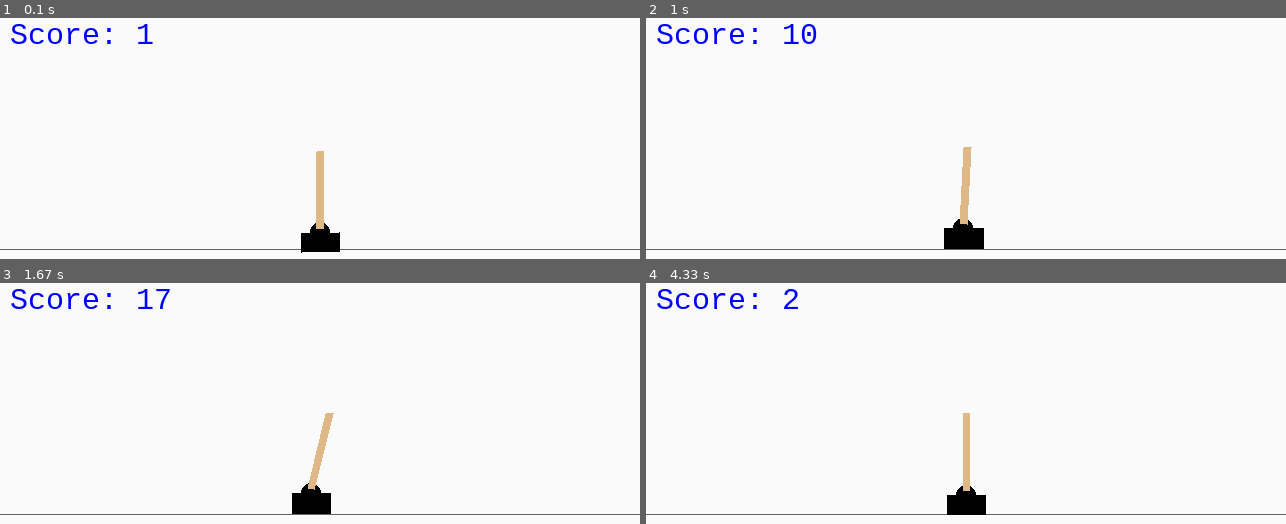
Above: before the commit, frames 1-4 (two rows, left to right).
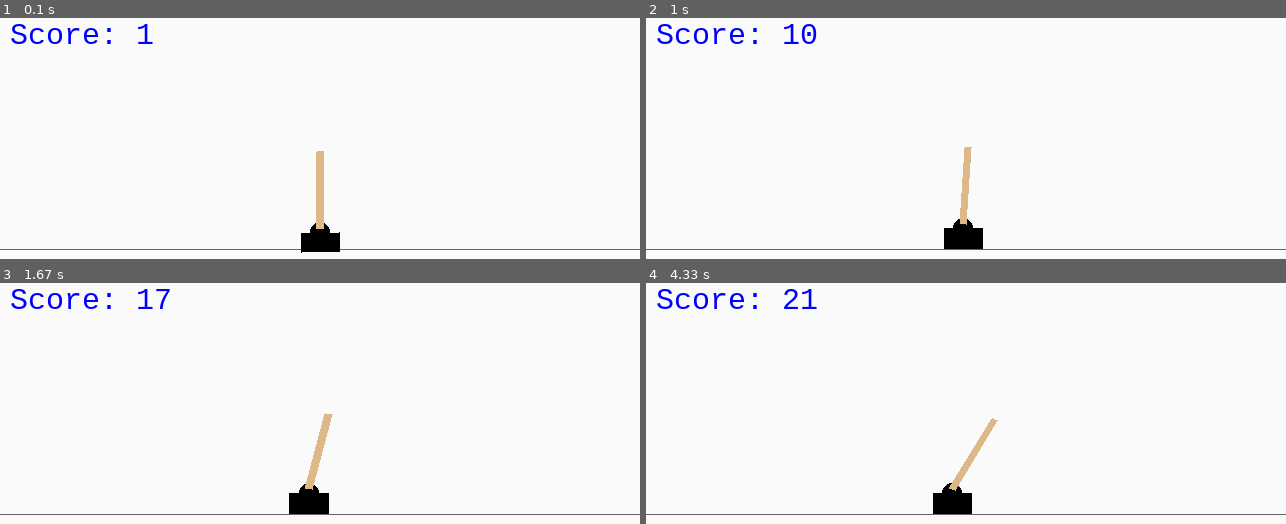
Above: after the commit, the same moments.

Repository: c00208743/Y4-FYP
Game: pygame game, started from Project scripts/Game_Env/Policy_Gradient.py
The game is run twice, just before and just after one commit, with the same random seed, the same clock (stepped at 60 frames per second) and the same inputs. The source is Python 2; it was converted automatically to run under Python 3.
Inputs:
- Up to frame 1 (0.1 s): no input
- Up to frame 2 (1 s): no input
- Up to frame 3 (1.67 s): no input
- Up to frame 4 (4.33 s): no input

Frame 1 is identical in both runs. In frame 2, less than 0.1% of the frame differs, in the area x 49-53%, y 53-96%; in frame 3, 0.3%; in frame 4, 1.2%, in the area x 24-55%, y 2-97%.

Commit message:
Final Commit

Diff:
--- a/Project scripts/Game_Env/DQN.py
+++ b/Project scripts/Game_Env/DQN.py
@@ -12,7 +12,7 @@
 class DQNCartPolePlayer(PyGamePlayer):
     def __init__(self):
         """
-        Plays CartPole by choosing moves randomly
+        Plays CartPole using a Deep Q Network to choose the agents next action
         """
         super(DQNCartPolePlayer, self).__init__(run_real_time=True)
         self.last_score = 0
@@ -29,7 +29,7 @@
         self.num_actions = 2
         self.observation_space = 4
 
-        ##lazy jamie
+        ## collect scores
         self.scores = []
 
         ##Create Model
@@ -53,10 +53,6 @@
             self.state = cartpole.get_state()
             self.state = np.reshape(self.state, [1, self.observation_space])
 
-        #print(self.score)
-
-
-        ##retrun state
         return 0
 
     def get_keys_pressed(self, screen_array, feedback, terminal):
--- a/Project scripts/Game_Env/Neural_Network.py
+++ b/Project scripts/Game_Env/Neural_Network.py
@@ -14,7 +14,7 @@
 class RandomCartPolePlayer(PyGamePlayer):
     def __init__(self):
         """
-        Plays CartPole by choosing moves randomly
+        Plays CartPole by choosing the next move with the Networks assumed best probability
         """
         super(RandomCartPolePlayer, self).__init__(run_real_time=True)
         self.last_score = 0
@@ -40,6 +40,7 @@
         if self.training ==True:
             self.action_index = random.randrange(0, self.num_actions)
         else:
+            ##else use NN
             if len(self.prev_obseration) == 0:
                 self.action_index = random.randrange(0, self.num_actions)
             else:
@@ -66,7 +67,6 @@
             self.game_memory.append([self.observation, self.action_index])
 
 
-        ##get reward
         self.reward = cartpole.get_score()
         self.score += self.reward
 
@@ -152,7 +152,6 @@
         return model
 
     def train_model(self, training_data, model=False):
-        #print("??????????????????????????????????")
         #print(training_data)
         X = np.array([i[0] for i in training_data]).reshape(-1, len(training_data[0][0]), 1)
         Y = [i[1] for i in training_data]
--- a/Project scripts/Game_Env/Policy_Gradient (copy).py
+++ /dev/null
@@ -1,198 +0,0 @@
-import random
-from pygame.constants import K_LEFT, K_RIGHT
-import cartpole
-from pygame_player_four import PyGamePlayer
-import matplotlib.pyplot as plt
-import numpy as np
-
-
-class PGCartPolePlayer(PyGamePlayer):
-    def __init__(self):
-        """
-        Plays CartPole by choosing moves with the best policy
-        """
-        super(PGCartPolePlayer, self).__init__(run_real_time=True)
-        self.last_score = 0
-
-        self.gamma = 0.99
-        self.alpha = 1e-2
-        self.training_games = 100
-        self.playing_games = 10
-        self.playing_reward = 0
-        self.num_actions = 2 # The number of possible actions (left, right)
-        self.hidden_neurons = 10 # number of hidden layer neurons
-        self.batch_size = 5 # how many episodes do we param update
-        self.decay_rate = 0.99
-        self.input_neuron = 4 # how many neurons are in the input player
-        self.training = True
-
-        self.episode_number = 0
-
-        ##Create the model
-        self.model = {}
-        self.model['W1'] = np.random.randn(self.hidden_neurons,self.input_neuron) / np.sqrt(self.input_neuron)
-        self.model['W2'] = np.random.randn(self.hidden_neurons) / np.sqrt(self.hidden_neurons)
-
-        self.grad_buffer = { k : np.zeros_like(v) for k,v in self.model.iteritems() } # update buffers that add up gradients over a batch
-        self.rmsprop_cache = { k : np.zeros_like(v) for k,v in self.model.iteritems() } # rmsprop memory
-
-        self.xs, self.hs, self.dlogps, self.drs = [],[],[],[]
-
-        self.reward_sum = 0
-        self.prev_score = 0
-
-        ##capture play_scores
-        self.play_scores = []
-
-    def get_state(self):
-        ##observe the current state of the game
-        self.observation = cartpole.get_state()
-
-        return self.observation
-
-    def get_keys_pressed(self, screen_array, feedback, terminal):
-        if self.training ==True:
-            aprob, h = self.policy_forward(self.observation)
-            self.action_index = 1 if np.random.uniform() < aprob else 0
-
-            #print("State : " , self.observation)
-            #print("Hidden : " , h)
-
-            self.xs.append(self.observation) #observation
-            self.hs.append(h) #hidden statek
-            y = 1 if self.action_index == 1 else 0 # a "fake label"
-
-            self.dlogps.append(y - aprob) # grad that encourages the action that was taken to be taken
-        else:
-            aprob, _ = self.policy_forward(self.observation)
-            self.action_index = 1 if np.random.uniform() < aprob else 0
-            #print("probability", aprob)
-
-        #print(self.action_index)
-
-        if self.action_index == 0:
-            action = [K_LEFT]
-        elif self.action_index == 1:
-            action = [K_RIGHT]
-
-        return action
-
-    def get_new_state(self):
-        ##observe the current state of the game
-        self.new_observation = cartpole.get_state()
-        ##check score
-        self.reward = cartpole.get_score() - self.prev_score
-        self.prev_score = cartpole.get_score()
-
-        ##check if game ended
-        self.done = cartpole.get_end()
-        self.reward_sum += self.reward
-
-        if self.training ==True:
-            self.drs.append(self.reward) # record reward (has to be done after we call step() to get reward for previous action)
-
-            if self.done or self.reward_sum >= 200: # an episode finished
-            # stack together all inputs, hidden states, action gradients, and rewards for this episode
-                self.epx = np.vstack(self.xs)
-                eph = np.vstack(self.hs)
-                epdlogp = np.vstack(self.dlogps)
-                epr = np.vstack(self.drs)
-
-                # reset array memory
-                self.xs, self.hs, self.dlogps, self.drs = [],[],[],[]
-
-                # compute the discounted reward backwards through time
-                discounted_epr = self.discount_rewards(epr)
-                # standardize the rewards to be unit normal (helps control the gradient estimator variance)
-                discounted_epr = discounted_epr - np.mean(discounted_epr)
-                discounted_epr /= np.std(discounted_epr)
-
-                epdlogp *= discounted_epr # modulate the gradient with advantage (PG magic happens right here.)
-
-                grad = self.policy_backward(eph, epdlogp)
-                for k in self.model: self.grad_buffer[k] += grad[k] # accumulate grad over batch
-
-                # perform rmsprop parameter update every batch_size episodes
-                if self.episode_number % self.batch_size == 0:
-                    for k,v in self.model.iteritems():
-                        g = self.grad_buffer[k] # gradient
-                        self.rmsprop_cache[k] = self.decay_rate * self.rmsprop_cache[k] + (1 - self.decay_rate) * g**2
-                        self.model[k] = np.zeros_like(v)
-                        self.grad_buffer[k] = np.zeros_like(v) # reset batch gradient buffer
-
-                self.reward_sum = 0
-                self.episode_number += 1
-                self.prev_score = 0
-        else:
-            if self.done or self.reward_sum >= 200:
-                self.play_scores.append(self.reward_sum)
-                self.reward_sum = 0
-                self.prev_score = 0
-
-        return self.observation
-
-
-    def get_feedback(self):
-        # Get the difference in scores between this and the last
-        # frame.
-        if self.last_score > cartpole.get_score():
-            self.last_score = 0
-
-        self.score_change = cartpole.get_score() - self.last_score
-        self.last_score = cartpole.get_score()
-        #print(cartpole.get_score())
-
-        return float(self.score_change), self.score_change == -1
-
-    def start(self):
-        super(PGCartPolePlayer, self).start()
-
-        for n in range(self.training_games):
-            cartpole.run()
-            print("Game finished")
-
-        self.training = False
-
-        for n in range(self.playing_games):
-            cartpole.run()
-
-        print(self.play_scores)
-
-    ############# Policy Gradient #######################
-    def sigmoid(self, x):
-    	return 1.0 / (1.0 + np.exp(-x)) # sigmoid "squashing" function to interval [0,1]
-
-    def discount_rewards(self, r):
-    	#""" take 1D float array of rewards and compute discounted reward """
-    	discounted_r = np.zeros_like(r)
-    	running_add = 0
-    	for t in reversed(xrange(0, r.size)):
-    		running_add = running_add * self.gamma + r[t]
-    		discounted_r[t] = running_add
-    	return discounted_r
-
-    def policy_forward(self, x):
-        #print("State : ", x)
-        print("First Set of Weights : ", self.model['W1'])
-        #if all(v ==0 for v in self.model['W1']):
-        #    self.model['W1'] =
-    	h = np.dot(self.model['W1'], x)
-        #print("Hidden States : ", h)
-    	h[h<0] = 0 # ReLU nonlinearity
-    	logp = np.dot(self.model['W2'], h)
-    	p = self.sigmoid(logp)
-    	return p, h # return probability of taking action 1, and hidden state
-
-    def policy_backward(self, eph, epdlogp):
-    	#""" backward pass. (eph is array of intermediate hidden states) """
-    	dW2 = np.dot(eph.T, epdlogp).ravel()
-    	dh = np.outer(epdlogp, self.model['W2'])
-    	dh[eph <= 0] = 0 # backpro prelu
-    	dW1 = np.dot(dh.T, self.epx)
-    	return {'W1':dW1, 'W2':dW2}
-    ####################################
-
-
-if __name__ == '__main__':
-    player = PGCartPolePlayer()
-    player.start()
--- a/Project scripts/Game_Env/cartpole.py
+++ b/Project scripts/Game_Env/cartpole.py
@@ -44,7 +44,7 @@
         self.poleLength = self.cartHeight * 4
         self.poleThickness = 0.05
 
-        self.force = 0.1
+        self.force = 0.125
 
         self.end = False
 
@@ -54,7 +54,7 @@
                           float(self.trackWidth))
 
         # Initialize the Box2D world.
-        self.world = b2.world(gravity = (0, -10), doSleep = True)
+        self.world = b2.world(gravity = (0, -5), doSleep = True)
 
         # Used for dynamics update and for graphics update.
         self.framesPerSecond = 30
--- a/Project scripts/OpenAi/Policy_Gradient.py
+++ b/Project scripts/OpenAi/Policy_Gradient.py
@@ -94,6 +94,7 @@
 				discounted_epr -= np.mean(discounted_epr)
 				discounted_epr /= np.std(discounted_epr)
 
+
 				epdlogp *= discounted_epr # modulate the gradient with advantage (PG magic happens right here.)
 
 	# print epdlogp
@@ -122,11 +123,13 @@
 	observation = env.reset() # Obtain an initial observation of the environment
 	while True:
 	# Run the policy network and get an action to take.
+			#env.render()
+
 			aprob, _ = policy_forward(observation)
 			action = 1 if np.random.uniform() < aprob else 0 # roll the dice!
 
-			print("probability", aprob)
-			print(action)
+			#print("probability", aprob)
+			#print(action)
 
 	# step the environment and get new measurements
 			observation, reward, done, info = env.step(action)
Binary file changed: Project scripts/OpenAi/save.npy
Not shown, changed: Project scripts/Game_Env/cartpole.pyc
Not shown, added: Project scripts/OpenAi/log/openaistuff/events.out.tfevents.1554978938.jamie-VirtualBox
Not shown, added: Project scripts/OpenAi/log/openaistuff/events.out.tfevents.1554981171.jamie-VirtualBox
Not shown, added: Project scripts/OpenAi/log/openaistuff/events.out.tfevents.1554981818.jamie-VirtualBox
